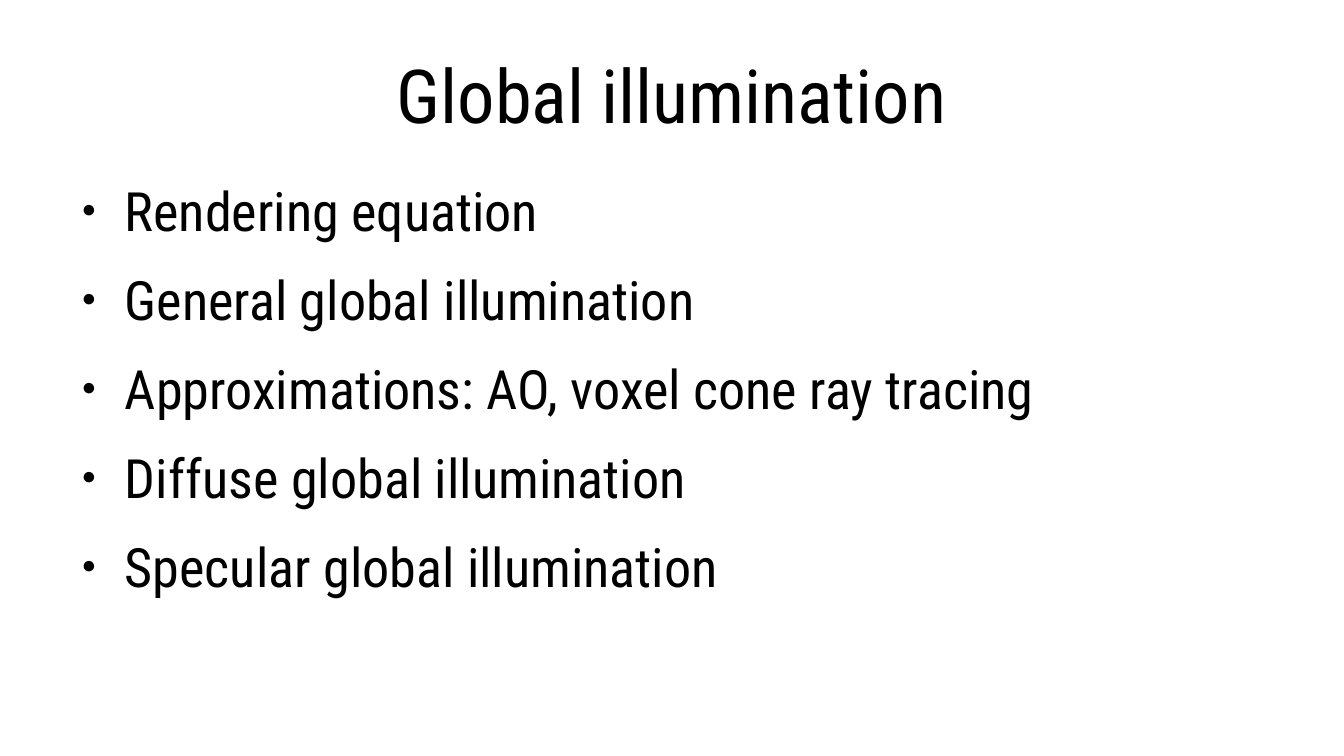
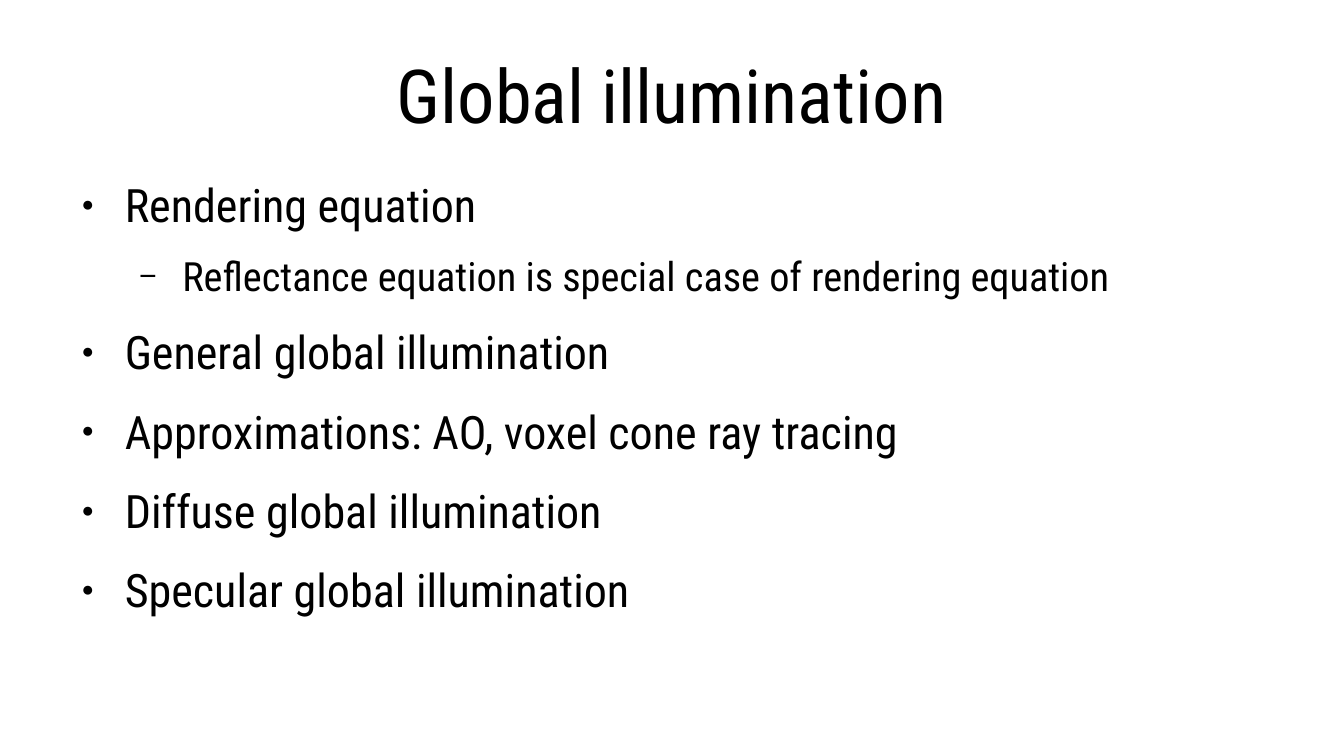
Before and after one commit to lorentzo/IntroductionToComputerGraphics, a slide deck: slide 2 of lectures/7_more_rendering/more_rendering.odp. Drawn at 1344x756 pixels with LibreOffice and Linux fonts; fonts in the diff are those of the drawing. Boxes give left, top, right and bottom in pixels: in the first picture for what was removed or moved away, otherwise in the second. Text is boxed around its words. In the diff, an @@ line names an element or a change of style, - is before the commit and + after.

```diff
--- a/lectures/7_more_rendering/more_rendering.odp
+++ b/lectures/7_more_rendering/more_rendering.odp
@@ text at [125, 187, 898, 617]: size 32 to 27.2 pt in "Rendering equation", "General global illumination", "Approximations: AO, voxel cone ray tracing", "Diffuse global illumination" and 1 more places @@
@@ text at [182, 260, 1110, 300]: paragraph added @@
+  − Reflectance equation is special case of rendering equation
```
Also in this commit, not shown: 7 other files.
